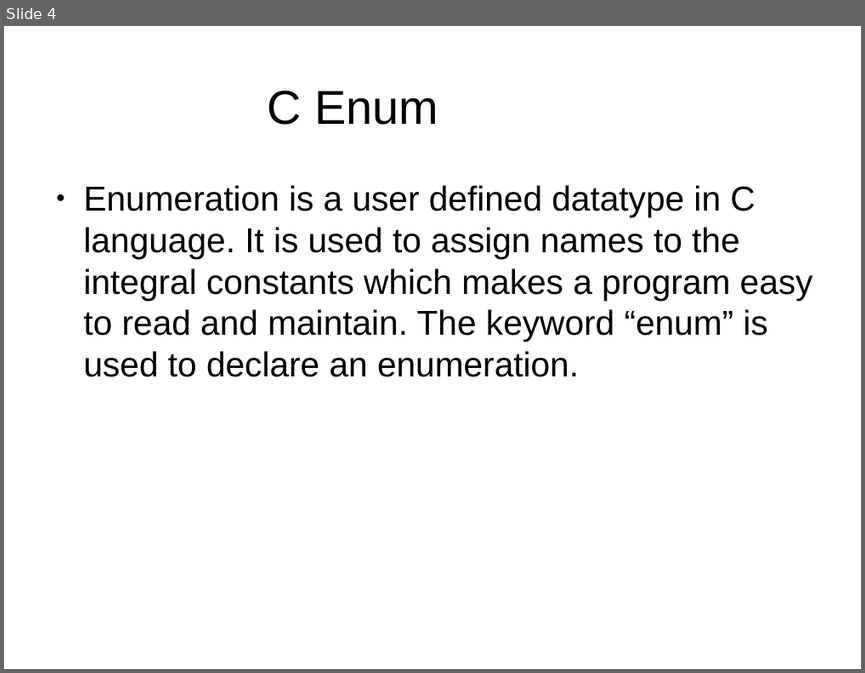
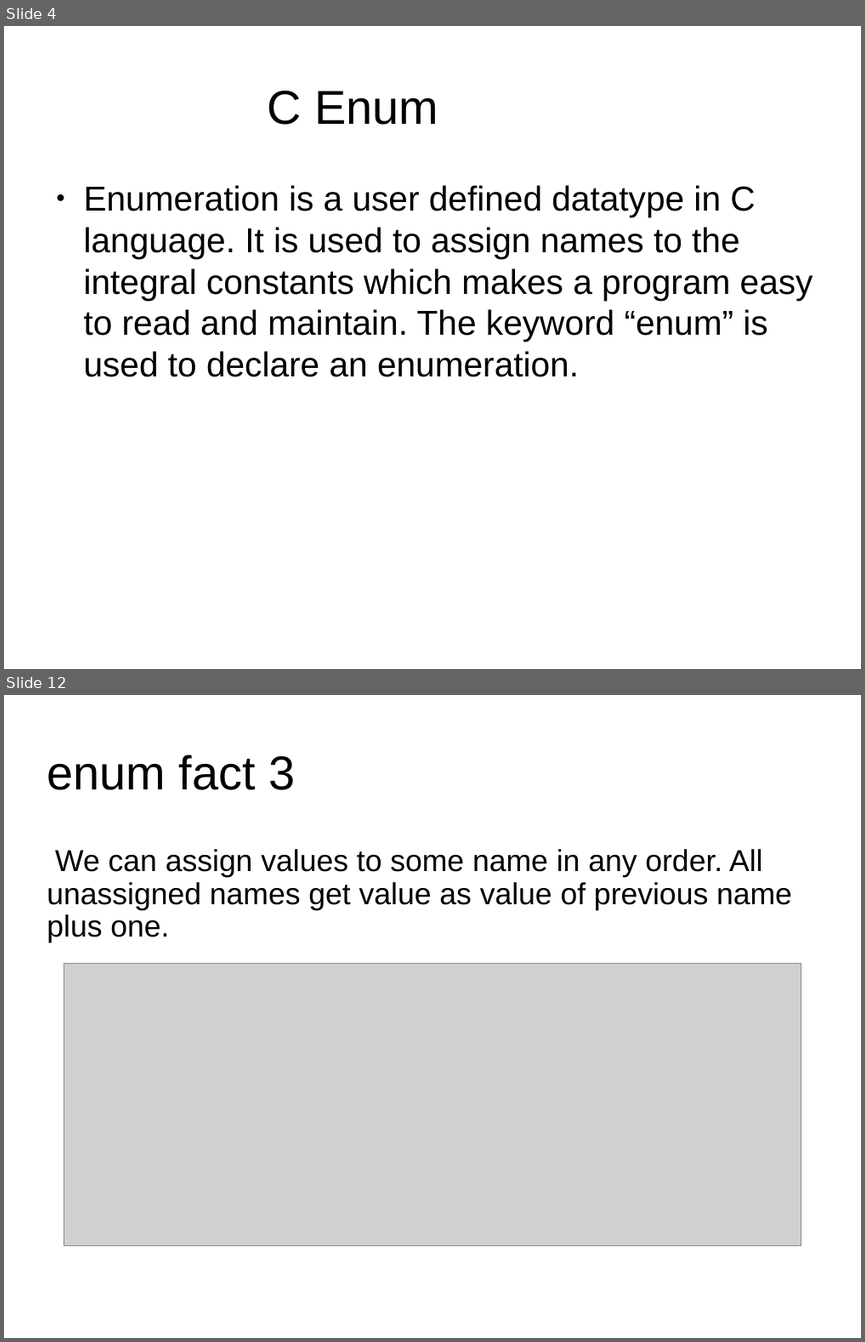
Before and after one commit to MandeepSinghey/c_online_learnings, a slide deck: c_c++_learnings.pptx. Shown one above the other, each under a label of ours: slide 4 before the commit, slides 4 and 12 after it; the slides between them are not shown. The pictures are 865x673 and 865x1342 pixels, drawn with LibreOffice and Linux fonts; fonts in the diff are those of the drawing; grey boxes stand for pictures; background and template pictures are left out. Boxes give left, top, right and bottom in pixels: in the first picture for what was removed or moved away, otherwise in the second. Text is boxed around its words. In the diff, an @@ line names an element or a change of style, - is before the commit and + after.

Commit message:
Added enum documentation and enum complete

```diff
--- a/c_c++_learnings.pptx
+++ b/c_c++_learnings.pptx
@@ slide 12 added at <box>4,695,861,1338</box>, background picture (left out) @@
@@ title added at <box>46,755,295,790</box>, 44 pt, text #000000 @@
+enum fact 3
@@ text added at <box>46,849,792,942</box>, 28 pt, text #000000 @@
+We can assign values to some name in any order. All unassigned names get value as value of previous name plus one.
@@ picture added at <box>64,964,801,1246</box> @@
```
Also in this commit, not shown: 1 slide changed, 9 other slides added.
